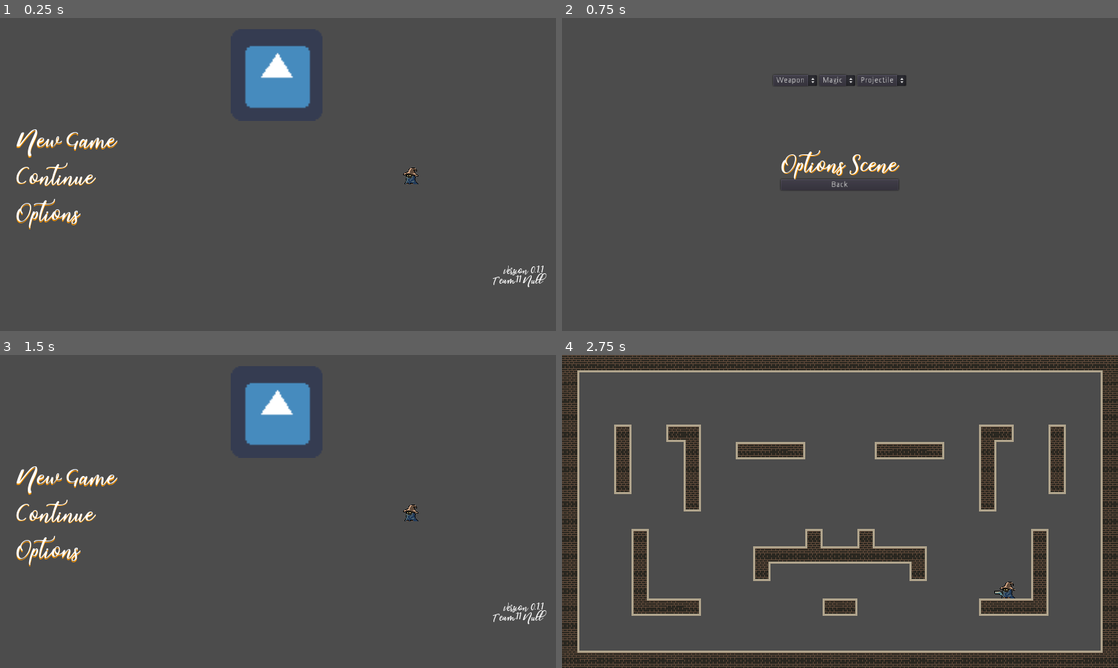
Above: before the commit, frames 1-4 (two rows, left to right).
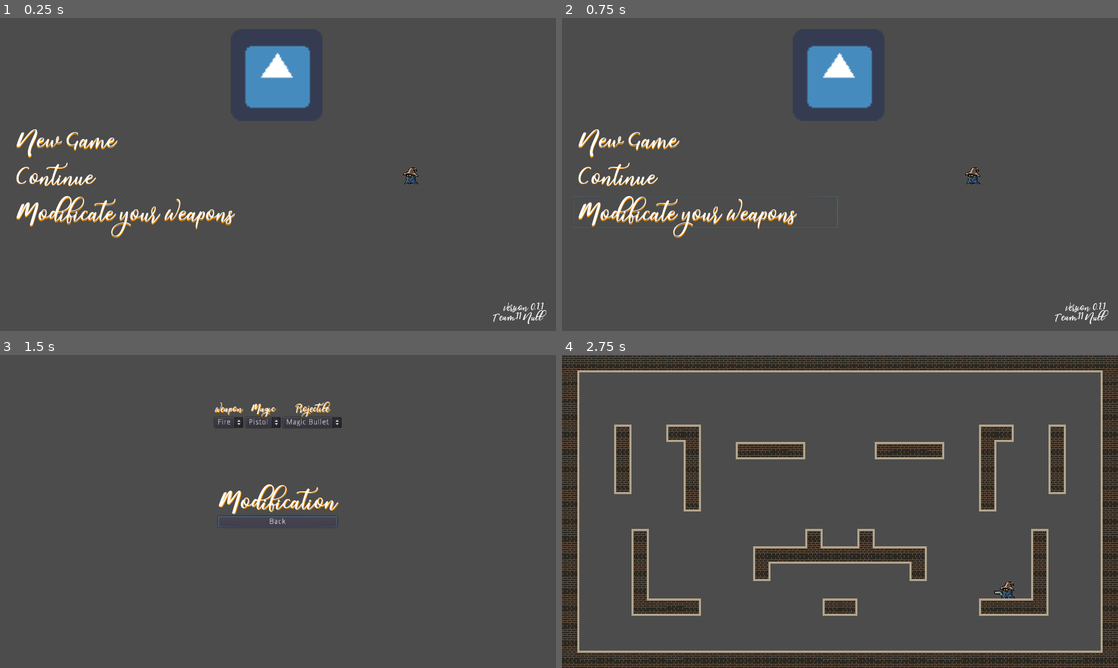
Above: after the commit, the same moments.

Repository: lithubclone/cloudcarnage
Game: Godot game, scene res://Scenes/Title.tscn
Same seed, same stepped clock (60 frames per second), same inputs: the game is played once before the commit and once after it. The engine's default icon, where the game draws it, is replaced by a stand-in: a white triangle on a blue panel in a dark square. Sound files missing from this copy of the repository are replaced by a short silence.
Inputs:
- Up to frame 1 (0.25 s): no input
- Up to frame 2 (0.75 s): click "Options" (after the commit: "Modificate your Weapons") at 0.5 s
- Up to frame 3 (1.5 s): click "Back" at 1.25 s
- Up to frame 4 (2.75 s): click "New Game" at 2 s

The runs differ from the first frame. In frame 1, 1.7% of the frame differs, in the area x 2-99%, y 56-98%; in frame 2, 5.4%, in the area x 2-99%, y 8-98%; in frame 3, 4.8%; in frame 4, nothing differs.

Commit message:
options changed to modification

Diff:
--- a/Scenes/Arena.tscn
+++ b/Scenes/Arena.tscn
@@ -1,17 +1,31 @@
-[gd_scene load_steps=5 format=2]
+[gd_scene load_steps=6 format=2]
 
 [ext_resource path="res://Assets/Sprites/Environment/Tilesets/TileMap.tres" type="TileSet" id=1]
 [ext_resource path="res://Assets/Objects/Player/Player0.tscn" type="PackedScene" id=2]
 [ext_resource path="res://Scenes/Title/Buttons/magic_36.tres" type="DynamicFont" id=3]
+[ext_resource path="res://Assets/Audio/control/no.wav" type="AudioStream" id=4]
 
 [sub_resource type="GDScript" id=1]
 script/source = "extends Control
+
+onready var sound = $AudioStreamPlayer
+var scene
 
 func _input(event):
 	if event.is_action_pressed(\"pause\"):
 		var new_pause_state = not get_tree().paused
 		get_tree().paused = new_pause_state
-		visible = new_pause_state"
+		visible = new_pause_state
+
+func _on_Menu_pressed():
+	sound.play()
+	scene = \"res://Scenes/Title.tscn\"
+	get_tree().paused = false
+	visible = false
+
+func _on_AudioStreamPlayer_finished():
+	get_tree().change_scene(scene)
+"
 
 [node name="Arena" type="Node2D"]
 
@@ -39,25 +53,40 @@
 anchor_bottom = 1.0
 color = Color( 0, 0, 0, 0.25098 )
 
-[node name="Pause" type="Label" parent="CanvasLayer/Pause"]
+[node name="VBoxContainer" type="VBoxContainer" parent="CanvasLayer/Pause"]
 anchor_right = 1.0
 anchor_bottom = 1.0
+alignment = 1
+
+[node name="Pause" type="Label" parent="CanvasLayer/Pause/VBoxContainer"]
+margin_top = 238.0
+margin_right = 1024.0
+margin_bottom = 274.0
 custom_fonts/font = ExtResource( 3 )
 custom_colors/font_color_shadow = Color( 1, 0.592157, 0, 1 )
 text = "Paused"
 align = 1
 valign = 1
 
-[node name="Note" type="Label" parent="CanvasLayer/Pause"]
-anchor_left = 0.5
-anchor_top = 1.0
-anchor_right = 0.5
-anchor_bottom = 1.0
-margin_left = -512.0
-margin_top = -576.0
-margin_right = 512.0
+[node name="Note" type="Label" parent="CanvasLayer/Pause/VBoxContainer"]
+margin_top = 278.0
+margin_right = 1024.0
+margin_bottom = 314.0
 custom_fonts/font = ExtResource( 3 )
 custom_colors/font_color_shadow = Color( 1, 0.592157, 0, 1 )
 text = "Press Escape or P"
 align = 1
 valign = 2
+
+[node name="Menu" type="Button" parent="CanvasLayer/Pause/VBoxContainer"]
+margin_top = 318.0
+margin_right = 1024.0
+margin_bottom = 338.0
+size_flags_horizontal = 3
+text = "Back to Menu"
+
+[node name="AudioStreamPlayer" type="AudioStreamPlayer" parent="CanvasLayer/Pause"]
+stream = ExtResource( 4 )
+volume_db = -30.0
+[connection signal="pressed" from="CanvasLayer/Pause/VBoxContainer/Menu" to="CanvasLayer/Pause" method="_on_Menu_pressed"]
+[connection signal="finished" from="CanvasLayer/Pause/AudioStreamPlayer" to="CanvasLayer/Pause" method="_on_AudioStreamPlayer_finished"]
--- a/Scenes/Game/Continue.tscn
+++ b/Scenes/Game/Continue.tscn
@@ -1,9 +1,10 @@
-[gd_scene load_steps=3 format=2]
+[gd_scene load_steps=4 format=2]
 
 [ext_resource path="res://Scenes/Game/NewGame.tscn" type="PackedScene" id=1]
 [ext_resource path="res://Scenes/Title/Buttons/magic_16.tres" type="DynamicFont" id=2]
+[ext_resource path="res://Assets/Audio/control/yes.wav" type="AudioStream" id=3]
 
-[node name="Continue" index="0" instance=ExtResource( 1 )]
+[node name="Continue" instance=ExtResource( 1 )]
 
 [node name="VBoxContainer" parent="CenterContainer" index="0"]
 margin_left = 389.0
@@ -13,7 +14,7 @@
 margin_right = 245.0
 text = "Continue Scene"
 
-[node name="Button" parent="CenterContainer/VBoxContainer" index="1"]
+[node name="Back" parent="CenterContainer/VBoxContainer" index="1"]
 margin_right = 245.0
 
 [node name="CenterContainer2" type="CenterContainer" parent="." index="1"]
@@ -71,5 +72,10 @@
 size_flags_horizontal = 3
 size_flags_vertical = 3
 text = "Enter"
+
+[node name="AudioYes" type="AudioStreamPlayer" parent="." index="3"]
+stream = ExtResource( 3 )
+volume_db = -30.0
 [connection signal="pressed" from="CenterContainer2/HBoxContainer/VBoxContainer/Arena" to="." method="_on_Arena_pressed"]
 [connection signal="pressed" from="CenterContainer2/HBoxContainer/VBoxContainer2/TestingGround" to="." method="_on_TestingGround_pressed"]
+[connection signal="finished" from="AudioYes" to="." method="_on_AudioYes_finished"]
--- a/Scenes/Game/NewGame.tscn
+++ b/Scenes/Game/NewGame.tscn
@@ -1,7 +1,8 @@
-[gd_scene load_steps=3 format=2]
+[gd_scene load_steps=4 format=2]
 
 [ext_resource path="res://Scenes/Game/returnToTitle.gd" type="Script" id=1]
 [ext_resource path="res://Scenes/Title/Buttons/magic_36.tres" type="DynamicFont" id=2]
+[ext_resource path="res://Assets/Audio/control/no.wav" type="AudioStream" id=3]
 
 [node name="NewGame" type="Control"]
 anchor_right = 1.0
@@ -26,9 +27,14 @@
 custom_constants/shadow_offset_y = 2
 text = "New Game Scene"
 
-[node name="Button" type="Button" parent="CenterContainer/VBoxContainer"]
+[node name="Back" type="Button" parent="CenterContainer/VBoxContainer"]
 margin_top = 40.0
 margin_right = 285.0
 margin_bottom = 60.0
 text = "Back"
-[connection signal="pressed" from="CenterContainer/VBoxContainer/Button" to="." method="_on_Button_pressed"]
+
+[node name="AudioNo" type="AudioStreamPlayer" parent="."]
+stream = ExtResource( 3 )
+volume_db = -30.0
+[connection signal="pressed" from="CenterContainer/VBoxContainer/Back" to="." method="_on_Back_pressed"]
+[connection signal="finished" from="AudioNo" to="." method="_on_AudioNo_finished"]
--- a/Scenes/Game/Options.tscn
+++ b/Scenes/Game/Options.tscn
@@ -1,10 +1,12 @@
-[gd_scene load_steps=2 format=2]
+[gd_scene load_steps=3 format=2]
 
 [ext_resource path="res://Scenes/Game/NewGame.tscn" type="PackedScene" id=1]
+[ext_resource path="res://Scenes/Title/Buttons/magic_16.tres" type="DynamicFont" id=2]
 
-[node name="Options" instance=ExtResource( 1 )]
+[node name="Options" index="0" instance=ExtResource( 1 )]
 
 [node name="CenterContainer" parent="." index="0"]
+editor/display_folded = true
 anchor_left = 0.5
 anchor_right = 0.5
 anchor_bottom = 0.0
@@ -13,15 +15,15 @@
 margin_bottom = 576.0
 
 [node name="VBoxContainer" parent="CenterContainer" index="0"]
-margin_left = 403.0
-margin_right = 620.0
+margin_left = 401.0
+margin_right = 623.0
 
 [node name="Label" parent="CenterContainer/VBoxContainer" index="0"]
-margin_right = 217.0
-text = "Options Scene"
+margin_right = 222.0
+text = "Modification"
 
-[node name="Button" parent="CenterContainer/VBoxContainer" index="1"]
-margin_right = 217.0
+[node name="Back" parent="CenterContainer/VBoxContainer" index="1"]
+margin_right = 222.0
 
 [node name="TopContainer" type="CenterContainer" parent="." index="1"]
 anchor_right = 1.0
@@ -31,25 +33,64 @@
 
 [node name="HBoxContainer" type="HBoxContainer" parent="TopContainer" index="0"]
 margin_left = 371.0
-margin_top = 105.0
+margin_top = 95.0
 margin_right = 652.0
-margin_bottom = 125.0
+margin_bottom = 135.0
 size_flags_horizontal = 3
 size_flags_vertical = 3
 
-[node name="OptionButton" type="OptionButton" parent="TopContainer/HBoxContainer" index="0"]
+[node name="VBoxContainer1" type="VBoxContainer" parent="TopContainer/HBoxContainer" index="0"]
 margin_right = 93.0
-margin_bottom = 20.0
+margin_bottom = 40.0
+
+[node name="Label" type="Label" parent="TopContainer/HBoxContainer/VBoxContainer1" index="0"]
+margin_right = 93.0
+margin_bottom = 16.0
+custom_fonts/font = ExtResource( 2 )
+custom_colors/font_color_shadow = Color( 1, 0.592157, 0, 1 )
+text = "Weapon"
+align = 1
+
+[node name="OptionButton1" type="OptionButton" parent="TopContainer/HBoxContainer/VBoxContainer1" index="1"]
+margin_top = 20.0
+margin_right = 93.0
+margin_bottom = 40.0
 text = "Weapon"
 
-[node name="OptionButton2" type="OptionButton" parent="TopContainer/HBoxContainer" index="1"]
+[node name="VBoxContainer2" type="VBoxContainer" parent="TopContainer/HBoxContainer" index="1"]
 margin_left = 97.0
 margin_right = 175.0
-margin_bottom = 20.0
+margin_bottom = 40.0
+
+[node name="Label2" type="Label" parent="TopContainer/HBoxContainer/VBoxContainer2" index="0"]
+margin_right = 78.0
+margin_bottom = 16.0
+custom_fonts/font = ExtResource( 2 )
+custom_colors/font_color_shadow = Color( 1, 0.592157, 0, 1 )
+text = "Magic"
+align = 1
+
+[node name="OptionButton2" type="OptionButton" parent="TopContainer/HBoxContainer/VBoxContainer2" index="1"]
+margin_top = 20.0
+margin_right = 78.0
+margin_bottom = 40.0
 text = "Magic"
 
-[node name="OptionButton3" type="OptionButton" parent="TopContainer/HBoxContainer" index="2"]
+[node name="VBoxContainer3" type="VBoxContainer" parent="TopContainer/HBoxContainer" index="2"]
 margin_left = 179.0
 margin_right = 281.0
-margin_bottom = 20.0
+margin_bottom = 40.0
+
+[node name="Label3" type="Label" parent="TopContainer/HBoxContainer/VBoxContainer3" index="0"]
+margin_right = 102.0
+margin_bottom = 16.0
+custom_fonts/font = ExtResource( 2 )
+custom_colors/font_color_shadow = Color( 1, 0.592157, 0, 1 )
 text = "Projectile"
+align = 1
+
+[node name="OptionButton3" type="OptionButton" parent="TopContainer/HBoxContainer/VBoxContainer3" index="1"]
+margin_top = 20.0
+margin_right = 102.0
+margin_bottom = 40.0
+text = "Projectile"
--- a/Scenes/Game/returnToTitle.gd
+++ b/Scenes/Game/returnToTitle.gd
@@ -1,15 +1,39 @@
 extends Control
 
-func _on_Button_pressed():
-	get_tree().change_scene("res://Scenes/Title.tscn")
+onready var soundNo = $AudioNo
+onready var soundYes = $AudioYes
+var scene
+onready var option1 = $TopContainer/HBoxContainer/VBoxContainer1/OptionButton1
+onready var option2 = $TopContainer/HBoxContainer/VBoxContainer2/OptionButton2
+onready var option3 = $TopContainer/HBoxContainer/VBoxContainer3/OptionButton3
 
+func _ready():
+	option1.add_item("Fire", 1)
+	option1.add_item("Water", 2)
+	option1.add_item("Earth", 3)
 
-func _on_Test_pressed():
-	get_tree().change_scene("res://Scenes/TestGround.tscn")
+	option2.add_item("Pistol", 1)
+	option2.add_item("Colt", 2)
+	option2.add_item("Airsoft", 3)
+
+	option3.add_item("Magic Bullet", 1)
+	option3.add_item("Rocket", 2)
+	option3.add_item("Mine", 3)
+
+func _on_Back_pressed():
+	soundNo.play()
+	scene = "res://Scenes/Title.tscn"
 
 func _on_Arena_pressed():
-	get_tree().change_scene("res://Scenes/Arena.tscn")
-
+	soundYes.play()
+	scene = "res://Scenes/Arena.tscn"
 
 func _on_TestingGround_pressed():
-	get_tree().change_scene("res://Scenes/TestGround.tscn")
+	soundYes.play()
+	scene = "res://Scenes/TestGround.tscn"
+
+func _on_AudioNo_finished():
+	get_tree().change_scene(scene)
+
+func _on_AudioYes_finished():
+	get_tree().change_scene(scene)
--- a/Scenes/Title.tscn
+++ b/Scenes/Title.tscn
@@ -7,6 +7,7 @@
 [ext_resource path="res://Scenes/Title/Buttons/OptionsButton.tscn" type="PackedScene" id=5]
 [ext_resource path="res://Assets/Sprites/Player0/idle/Player0Idle1.png" type="Texture" id=6]
 [ext_resource path="res://Scenes/Title/Buttons/magic_16.tres" type="DynamicFont" id=7]
+[ext_resource path="res://Assets/Audio/control/selection.wav" type="AudioStream" id=8]
 
 [node name="Node2D" type="Node2D"]
 
@@ -73,6 +74,7 @@
 margin_right = 260.0
 margin_bottom = 113.0
 texture = ExtResource( 6 )
+stretch_mode = 4
 
 [node name="VersionLabel" type="Label" parent="TitleScreen/Menu"]
 margin_top = 371.0
@@ -83,7 +85,11 @@
 text = "Version 0.1.1
 Team11 Null"
 align = 2
-valign = 1
+valign = 2
+
+[node name="AudioSelection" type="AudioStreamPlayer" parent="TitleScreen"]
+stream = ExtResource( 8 )
 [connection signal="pressed" from="TitleScreen/Menu/CenterRow/Buttons/NewGameButton" to="TitleScreen" method="_on_NewGameButton_pressed"]
 [connection signal="pressed" from="TitleScreen/Menu/CenterRow/Buttons/ContinueButton" to="TitleScreen" method="_on_ContinueButton_pressed"]
 [connection signal="pressed" from="TitleScreen/Menu/CenterRow/Buttons/OptionsButton" to="TitleScreen" method="_on_OptionsButton_pressed"]
+[connection signal="finished" from="TitleScreen/AudioSelection" to="TitleScreen" method="_on_AudioSelection_finished"]
--- a/Scenes/Title/Buttons/OptionsButton.tscn
+++ b/Scenes/Title/Buttons/OptionsButton.tscn
@@ -3,7 +3,6 @@
 [ext_resource path="res://Scenes/Title/Buttons/MenuButton.tscn" type="PackedScene" id=1]
 
 [node name="OptionsButton" instance=ExtResource( 1 )]
-scene_to_load = "res://Scenes/Game/Options.tscn"
 
 [node name="Label" parent="." index="0"]
-text = "Options"
+text = "Modificate your Weapons"
--- a/Scenes/TitleScreen.gd
+++ b/Scenes/TitleScreen.gd
@@ -1,10 +1,20 @@
 extends Control
 
+onready var sound = $AudioSelection
+var scene
+
 func _on_NewGameButton_pressed():
-	get_tree().change_scene("res://Scenes/Arena.tscn")
+	sound.play()
+	scene = "res://Scenes/Arena.tscn"
 
 func _on_ContinueButton_pressed():
-	get_tree().change_scene("res://Scenes/Game/Continue.tscn")
+	sound.play()
+	scene = "res://Scenes/Game/Continue.tscn"
 
 func _on_OptionsButton_pressed():
-	get_tree().change_scene("res://Scenes/Game/Options.tscn")
+	sound.play()
+	scene = "res://Scenes/Game/Options.tscn"
+
+
+func _on_AudioSelection_finished():
+	get_tree().change_scene(scene)
Not shown: 1 places in Scenes/Title.tscn that only renumber resources
